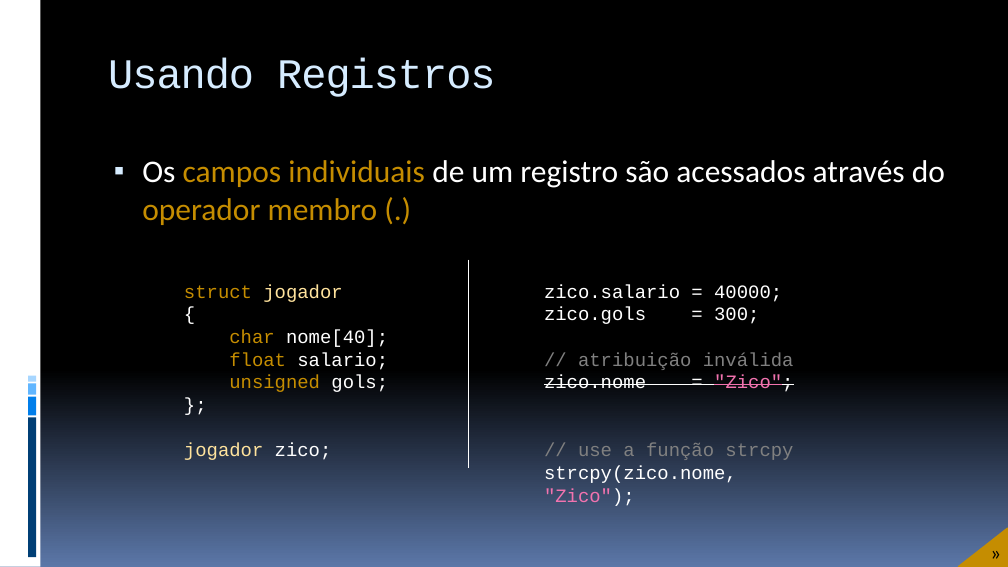
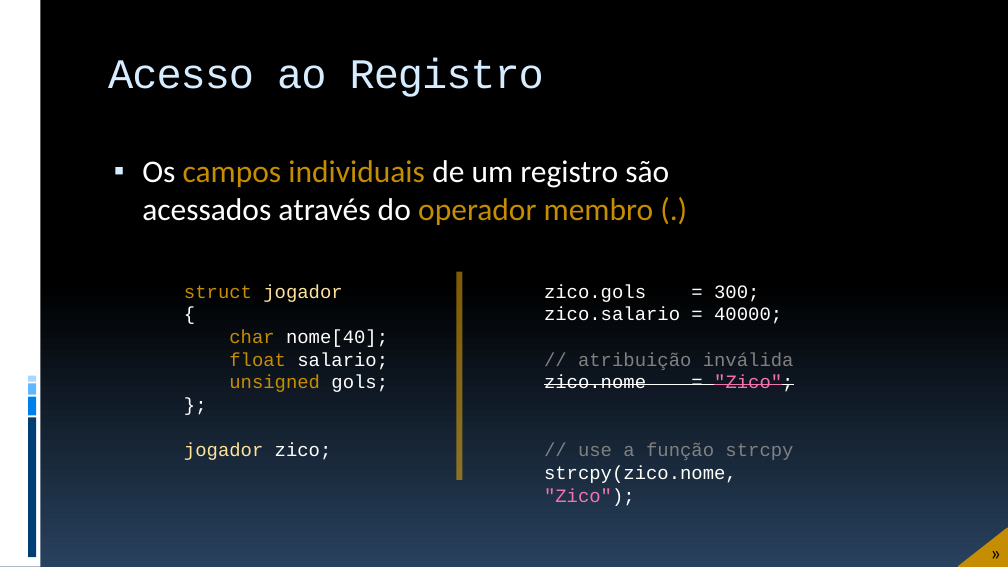
Before and after one commit to JudsonSS/ProgComp, a slide deck: slide 11 of Slides/12. Registros.pptx. Drawn at 1008x567 pixels with LibreOffice and Linux fonts; fonts in the diff are those of the drawing. Boxes give left, top, right and bottom in pixels: in the first picture for what was removed or moved away, otherwise in the second. Text is boxed around its words. In the diff, an @@ line names an element or a change of style, - is before the commit and + after.

```diff
--- a/Slides/12. Registros.pptx
+++ b/Slides/12. Registros.pptx
@@ background gradient #000000 to #5B77A8 to gradient #000000 to #28415E @@
@@ title at <box>108,57,544,97</box>: text changed @@
-Usando Registros
+Acesso ao Registro
@@ text "Os campos individuais de um ..." rewrapped from <box>142,160,945,225</box> to <box>142,160,669,225</box> @@
@@ line removed from (468, 260) to (468, 468) @@
@@ rectangle added at <box>457,271,463,480</box>, fill #FEB80A at 50% opacity @@
@@ text at <box>544,284,782,324</box>: text changed @@
-zico.salario = 40000;
-zico.gols = 300;
+zico.gols = 300; zico.salario = 40000;
```
Also in this commit, not shown: 20 other slides changed, 1 slide added, 3 other files.
